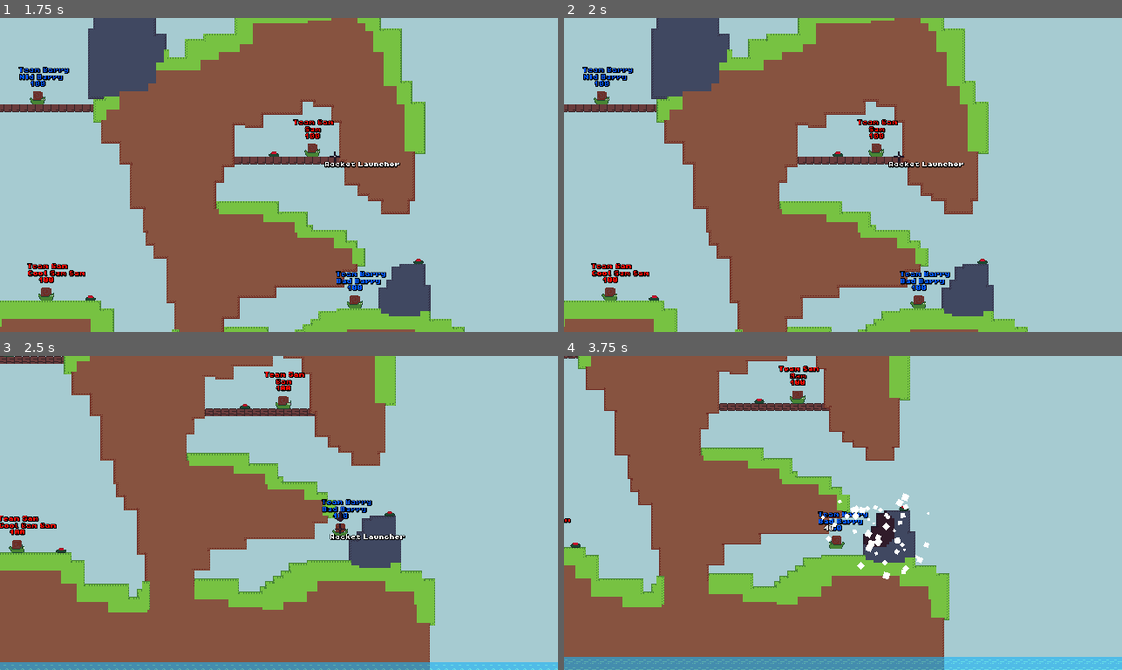
Above: before the commit, frames 1-4 (two rows, left to right).
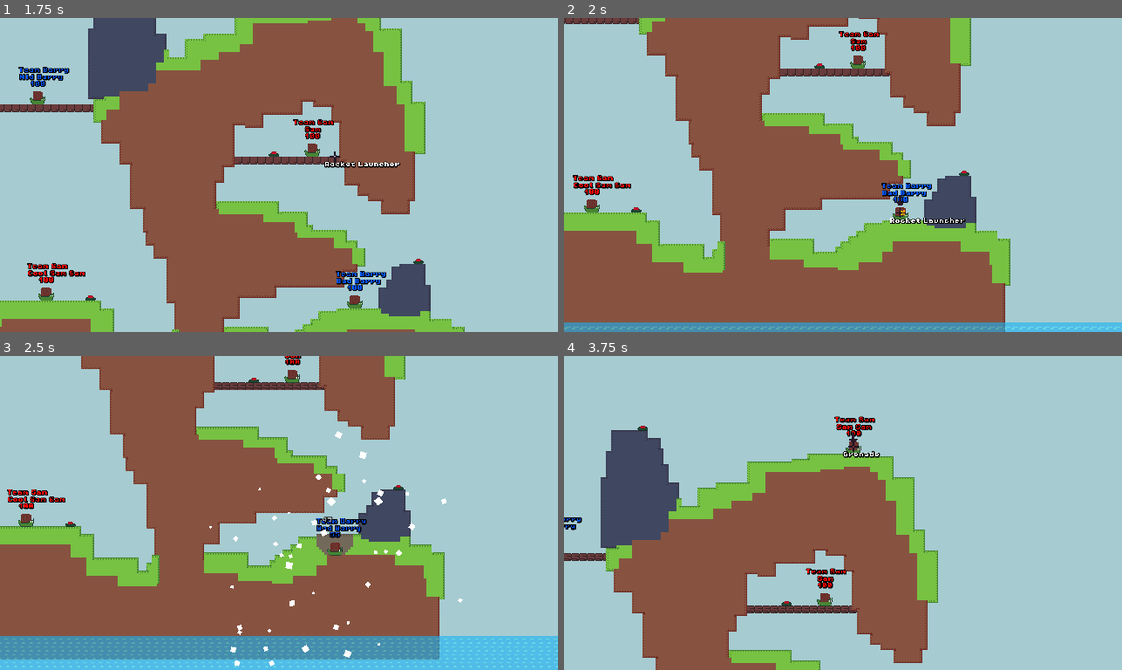
Above: after the commit, the same moments.

Repository: codingbanana21/Snail-Wars
Game: Godot game, scene res://scenes/game.tscn
The game is run twice, just before and just after one commit, with the same random seed, the same clock (stepped at 60 frames per second) and the same inputs.
Inputs (mouse positions are in pixels of both pictures, inside the frame that each line leads up to):
- Up to frame 1 (1.75 s): click "Map 1" at 0.5 s; tap Enter (skip) at 1.25 s; move the mouse to (306, 175) at 1.27 s; press the mouse at (306, 175) at 1.28 s; hold D (right) from 1.28 s (still down); tap W (jump) at 1.52 s
- Up to frame 2 (2 s): keep holding D (right)
- Up to frame 3 (2.5 s): keep holding D (right); move the mouse to (251, 513) at 2.02 s; release the mouse at (251, 513) at 2.03 s; click (251, 513) at 2.1 s; tap W (jump) at 2.27 s
- Up to frame 4 (3.75 s): move the mouse to (854, 506) at 2.77 s; release D (right) at 2.78 s; press the mouse at (854, 506) at 2.78 s; hold A (left) 2.78-3.53 s; tap Mouse wheel down (last_weapon) at 2.85 s; move the mouse to (837, 519) at 3.52 s; release the mouse at (837, 519) at 3.53 s; hold D (right) from 3.53 s (still down); tap Mouse wheel up (next_weapon) at 3.6 s

Frame 1 is identical in both runs. In frame 2, 48% of the frame differs, in the area x 0-100%, y 0-100%; in frame 3, 36%; in frame 4, 44%.

Commit message:
Added snail death projectile

Diff:
--- a/projectiles/bomb.tscn
+++ b/projectiles/bomb.tscn
@@ -9,7 +9,7 @@
 [node name="Bomb" unique_id=791496552 instance=ExtResource("1_8u238")]
 damage = 10.0
 size = 7
-knockback = 0
+knockback = 200
 projectile_hp = 5
 spawn = true
 
--- a/projectiles/destroyer_of_games.tscn
+++ b/projectiles/destroyer_of_games.tscn
@@ -5,6 +5,7 @@
 [node name="DestroyerOfGames" unique_id=791496552 instance=ExtResource("1_cudxu")]
 scale = Vector2(2, 2)
 damage = 500.0
+size = 50
 knockback = 1500
 gravity = 300
 spawn_at_mouse = true
--- a/projectiles/drill.tscn
+++ b/projectiles/drill.tscn
@@ -6,7 +6,7 @@
 [node name="Drill" unique_id=152536886 instance=ExtResource("1_d7knd")]
 damage = 25.0
 size = 6
-knockback = 0
+knockback = 200
 gravity = 300
 projectile_hp = 7
 
--- a/projectiles/fragment.tscn
+++ b/projectiles/fragment.tscn
@@ -10,7 +10,7 @@
 scale = Vector2(0.5, 0.5)
 damage = 5.0
 size = 5
-knockback = 0
+knockback = 200
 speed = 0.0
 projectile_hp = 4
 not_players = true
--- a/projectiles/grenade.tscn
+++ b/projectiles/grenade.tscn
@@ -5,9 +5,6 @@
 
 [sub_resource type="CircleShape2D" id="CircleShape2D_qhqgy"]
 radius = 5.0
-
-[sub_resource type="CircleShape2D" id="CircleShape2D_5t3jc"]
-radius = 9.0
 
 [node name="Grenade" unique_id=791496552 instance=ExtResource("1_yss3y")]
 bounce = true
@@ -20,4 +17,4 @@
 
 [node name="CollisionShape2D" parent="DetectBox" parent_id_path=PackedInt32Array(289666369) index="0" unique_id=1905896826]
 position = Vector2(0, 0)
-shape = SubResource("CircleShape2D_5t3jc")
+shape = null
--- a/projectiles/mine.tscn
+++ b/projectiles/mine.tscn
@@ -14,6 +14,7 @@
 size = 6
 knockback = 600
 speed = 0.0
+timer = 0.0
 not_players = true
 
 [node name="Image" parent="." index="0" unique_id=2045045234]
--- /dev/null
+++ b/projectiles/snail.tscn
@@ -0,0 +1,25 @@
+[gd_scene format=3 uid="uid://cqptgwp68aaw6"]
+
+[ext_resource type="PackedScene" uid="uid://cubfm8w8o5obj" path="res://projectiles/projectile.tscn" id="1_3a5e7"]
+[ext_resource type="Texture2D" uid="uid://bdm5g2j38707a" path="res://assets/images/snail.png" id="2_csbni"]
+
+[sub_resource type="RectangleShape2D" id="RectangleShape2D_xa71f"]
+
+[node name="Snail" unique_id=791496552 instance=ExtResource("1_3a5e7")]
+damage = 35.0
+size = 10
+knockback = 500
+speed = 0.0
+timer = 1.0
+bounce = true
+not_players = true
+
+[node name="Image" parent="." index="0" unique_id=2045045234]
+rotation = -1.5707964
+texture = ExtResource("2_csbni")
+
+[node name="CollisionShape2D" parent="." index="1" unique_id=679883136]
+shape = SubResource("RectangleShape2D_xa71f")
+
+[node name="CollisionShape2D" parent="DetectBox" parent_id_path=PackedInt32Array(289666369) index="0" unique_id=1905896826]
+shape = null
--- a/projectiles/tnt.tscn
+++ b/projectiles/tnt.tscn
@@ -5,9 +5,6 @@
 
 [sub_resource type="CircleShape2D" id="CircleShape2D_gjjih"]
 radius = 6.0
-
-[sub_resource type="CircleShape2D" id="CircleShape2D_cudxu"]
-radius = 9.0
 
 [node name="TNT" unique_id=791496552 instance=ExtResource("1_2ywih")]
 damage = 75.0
@@ -24,4 +21,4 @@
 
 [node name="CollisionShape2D" parent="DetectBox" parent_id_path=PackedInt32Array(289666369) index="0" unique_id=1905896826]
 position = Vector2(0, 0)
-shape = SubResource("CircleShape2D_cudxu")
+shape = null
--- a/scripts/Globals.gd
+++ b/scripts/Globals.gd
@@ -5,6 +5,7 @@
 var players_in_team: int = 4
 var number_of_teams: int = 2
 var teams_weapons: Array[Array] = [[-1,-1,2,4,1,1,1,0], [-1,-1,2,4,1,1,1,0]]
+#var teams_weapons: Array[Array] = [[-1,-1,-1,-1,-1,-1,-1,-1], [-1,-1,-1,-1,-1,-1,-1,-1]]
 
 
 func next_player(skip_player: bool = false):
--- a/scripts/player.gd
+++ b/scripts/player.gd
@@ -53,7 +53,7 @@
 
 	if Input.is_action_just_pressed("skip"):
 		player_turn_part = 4
-		next_player_timer.start(1.0)
+		next_player_timer.start(0.5)
 
 	arrow.show()
 	arrow.position.y = sin(Engine.get_physics_frames() / 5.0) * 3.0 - 16.0
@@ -82,13 +82,13 @@
 			Mouse.weapon = weapon
 
 		if (Input.is_action_just_released("attack") or projectile_speed >= 10.0) and Globals.teams_weapons[team_number][weapon] != 0:
+			Input.action_release("attack")
 			shot_projectile("res://projectiles/"+WEAPONS[weapon]+".tscn", global_position)
 			Globals.teams_weapons[team_number][weapon] -= 1
 			projectile_speed = 0.0
 			shot_bar.value = 0
 			player_turn_part = 2
 			Mouse.hide()
-			Input.action_release("attack")
 
 
 func _physics_process(delta: float) -> void:
@@ -115,10 +115,8 @@
 	if is_on_floor():
 		if temp_velocity.y > 800:
 			var fall_damage = (temp_velocity.y - 800) / 40.0
-
 			Mouse.shake(fall_damage / 5.0)
 			damage(fall_damage)
-			velocity.y = temp_velocity.y * -0.45
 		velocity.x *= 0.8
 
 
@@ -134,19 +132,19 @@
 func damage(hurt_damage: float):
 	hp -= hurt_damage
 	hp_label.text = str(roundi(hp))
+	var hit_text: Label = load("res://scenes/hit_text.tscn").instantiate()
+	hit_text.text = str(roundi(hurt_damage))
+	add_child(hit_text)
 
 	if player_turn_part != 0:
 		player_turn_part = 4
-		next_player_timer.start(1.0)
-
-	var hit_damge: Label = load("res://scenes/hit_damage.tscn").instantiate()
-	hit_damge.text = str(roundi(hurt_damage))
-	add_child(hit_damge)
+		next_player_timer.start(1.5)
 
 
 func next_player():
 	if hp <= 0 or global_position.y >= 200:
 		if is_physics_processing():
+			shot_projectile("res://projectiles/snail.tscn", global_position)
 			set_physics_process(false)
 			global_position.y = 10000
 
@@ -159,7 +157,7 @@
 	if player_turn_part != 0:
 		if player_turn_part != 4:
 			player_turn_part = 4
-			next_player_timer.start(1.0)
+			next_player_timer.start(1.5)
 		else:
 			player_turn_part = 0
 			Globals.next_player()
--- a/scripts/projectile.gd
+++ b/scripts/projectile.gd
@@ -15,10 +15,11 @@
 @export var spawn_at_mouse: bool = false
 @export var not_players: bool = false
 @export var spawn: bool = false
+@export var spawn_type: String = "fragment"
 
 
 func _ready() -> void:
-	if !not_players:
+	if timer > 0:
 		explosion_timer.start(timer)
 
 	#spawn type
@@ -37,17 +38,30 @@
 
 	velocity.y += gravity * delta
 	rotation = velocity.angle()
+
+	var temp_velocity: Vector2 = velocity
 	move_and_slide()
+
+	if is_on_floor() and bounce:
+		velocity.y = temp_velocity.y * -0.8
+
+	if is_on_wall() and bounce:
+		velocity.x = temp_velocity.x * -0.8
 
 
 func explode(end_explode: bool = false):
 	projectile_hp -= 1
+	Mouse.shake(damage / 5.0)
+	var hit_particle: GPUParticles2D = load("res://scenes/hit_particle.tscn").instantiate()
+	hit_particle.global_position = global_position
+	hit_particle.emitting = true
+	hit_particle.amount = int(damage)
+	get_parent().add_child(hit_particle)
 
-	if bounce and !end_explode:
-		velocity.y *= -0.8
-		velocity.x *= 0.8
-		return
-	elif projectile_hp <= 0 or end_explode:
+	if spawn:
+		get_parent().shot_projectile("res://projectiles/"+spawn_type+".tscn", global_position)
+
+	if projectile_hp <= 0 or end_explode:
 		end_explode = true
 		queue_free()
 
@@ -56,32 +70,19 @@
 			get_parent().next_player_timer.start()
 			get_parent().player_turn_part = 3
 			Mouse.global_position = get_parent().global_position
-	elif spawn:
-		get_parent().shot_projectile("res://projectiles/fragment.tscn", global_position)
-
-	Mouse.shake(damage / 5.0)
-
-	var hit_particle: GPUParticles2D = load("res://scenes/hit_particle.tscn").instantiate()
-	hit_particle.global_position = global_position
-	hit_particle.emitting = true
-	hit_particle.amount = int(damage)
-	get_parent().add_child(hit_particle)
 
 	# destroy map
 	var tile_position: Vector2 = round(global_position / 4.0)
 	var explosion_accuracy: float = PI * 2
-
-	for size in range(size):
-		for number in range(explosion_accuracy * 8 * size):
-			get_parent().get_parent().remove_tile(tile_position + Vector2(sin(number / explosion_accuracy) * size, cos(number / explosion_accuracy) * size))
+	for explosion_size in range(size):
+		for number in range(explosion_accuracy * 8 * explosion_size):
+			get_parent().get_parent().remove_tile(tile_position + Vector2(sin(number / explosion_accuracy) * explosion_size, cos(number / explosion_accuracy) * explosion_size))
 
 	# hit players
 	for player: Player in get_tree().get_nodes_in_group("Player"):
 		var dis_to: float = global_position.distance_to(player.global_position)
-
 		if dis_to < (4.0 * size):
 			var hit_power: float = clampf(16.0 / dis_to, 0.01, 1.0)
-
 			player.damage(hit_power * damage)
 			player.velocity = -transform.x * hit_power * knockback
 
Renamed: scenes/hit_damage.tscn -> scenes/hit_text.tscn
